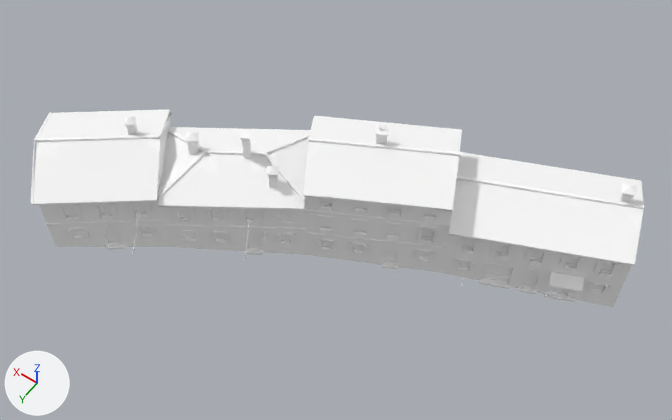
Renders of the glTF model games/yorimichi/assets/belmonte/meshes/SM_BM_BT_blk_32.glb from each side of a commit.
Before and after are seen from a 50 mm lens placed at (-29.8, 41.1, 69.1), pointed at (-0.9, 0.6, 5.5). Lighting does not change. The marker at lower left points along +X, +Y and +Z. The older version comes first. Vertices at exactly the same position are counted once.

Names of what the first picture shows: 'SM_BM_BT_blk_32'.
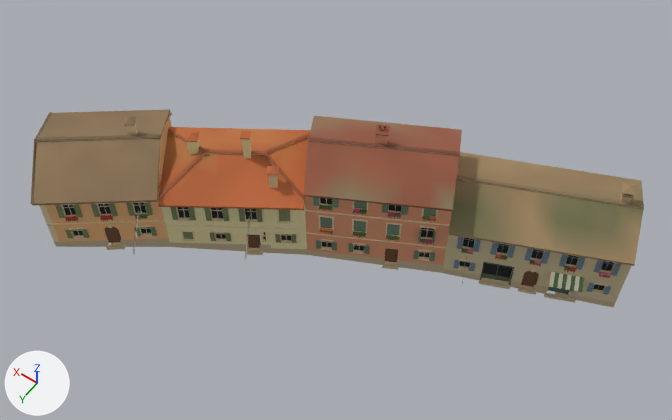
Edits to the scene script, one JSON object a line:
```json
{"block": "me_sm_bt_blk_32", "where": "me_sm_bt_blk_32.from_pydata(...)  # 9315 vertices, 10336 faces; spans x -24.4..24.9, y -16.7..16.8, z -0.8..13.4"}
{"block": "me_sm_bt_blk_32", "where": "# used by ob_sm_bm_bt_blk_32; location = (0.0, 0.0, 0.0)"}
{"block": "me_sm_bt_blk_32", "change": "me_sm_bt_blk_32 part 1: 10336 faces centred in x -24.2..24.8, y -16.4..16.7, z -0.7..13.4 are repainted in the vertex colours; the middle colour goes from white #ffffff to beige #d5af95"}
```

Boxes (x1, y1, x2, y2) around the edits, measured in the pictures (672 x 420 px):
```json
{"part": 1, "of": "me_sm_bt_blk_32", "change": "recoloured", "before": [31, 109, 644, 307], "after": [31, 109, 644, 307], "on screen": "white to beige"}
```
